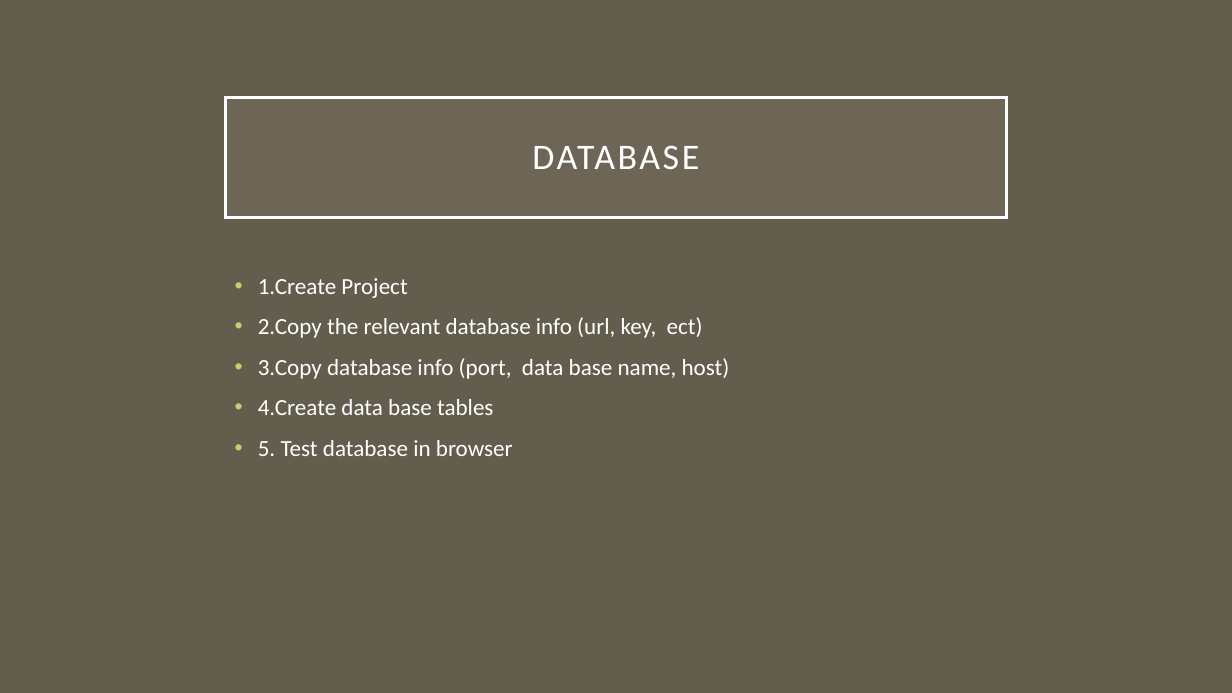
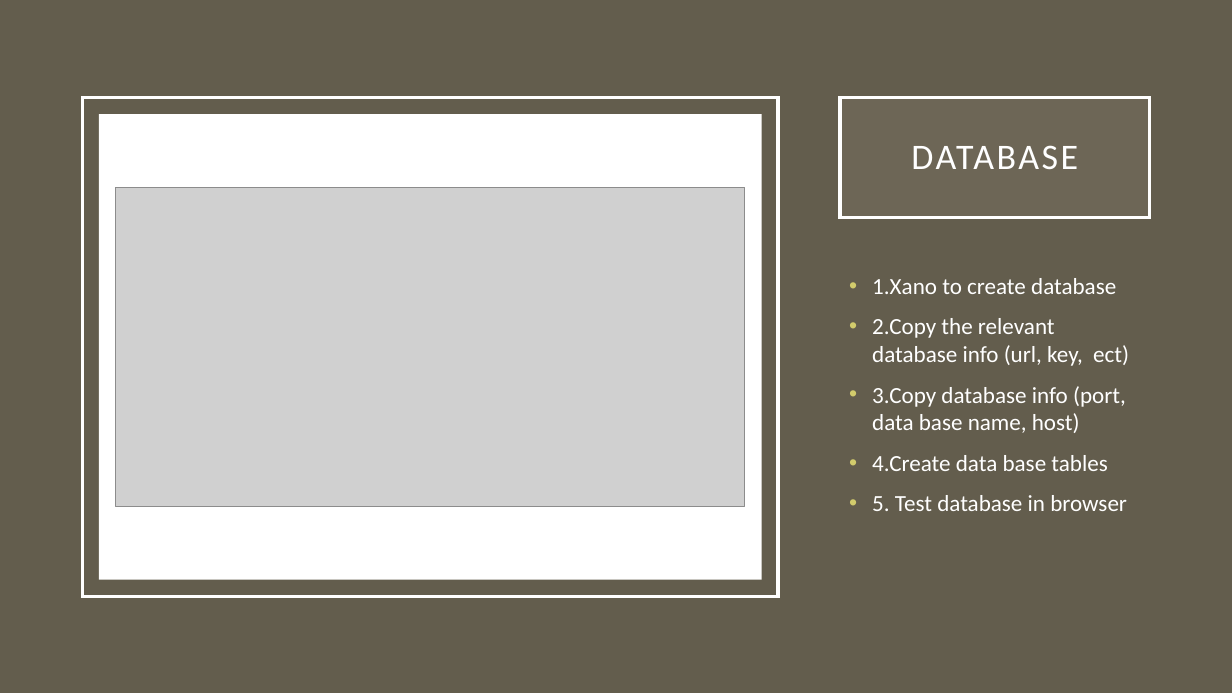
Before and after one commit to frankpjr1/Journal-Now-App, a slide deck: slide 9 of assets/Journal Now Presentation.pptx. Drawn at 1232x693 pixels with LibreOffice and Linux fonts; fonts in the diff are those of the drawing; grey boxes stand for pictures. Boxes give left, top, right and bottom in pixels: in the first picture for what was removed or moved away, otherwise in the second. Text is boxed around its words. In the diff, an @@ line names an element or a change of style, - is before the commit and + after.

```diff
--- a/assets/Journal Now Presentation.pptx
+++ b/assets/Journal Now Presentation.pptx
@@ rectangle added at [82,97,778,596], outline #FFFFFF 2.5 pt @@
@@ rectangle added at [99,114,762,579], fill #FFFFFF @@
@@ title "DATABASE": place and size @@
-title "DATABASE" at [226,97,1006,217]
+title "DATABASE" at [840,97,1150,217]
@@ picture added at [116,188,745,507] @@
@@ text "1.Xano to create database": place and size @@
-text "1.Xano to create database" at [258,278,730,456]
+text "1.Xano to create database" at [872,278,1129,511]
@@ text at [872,278,1116,294]: text changed @@
-• 1.Create Project
+• 1.Xano to create database
```
Also in this commit, not shown: 7 other slides changed, 1 other file.
